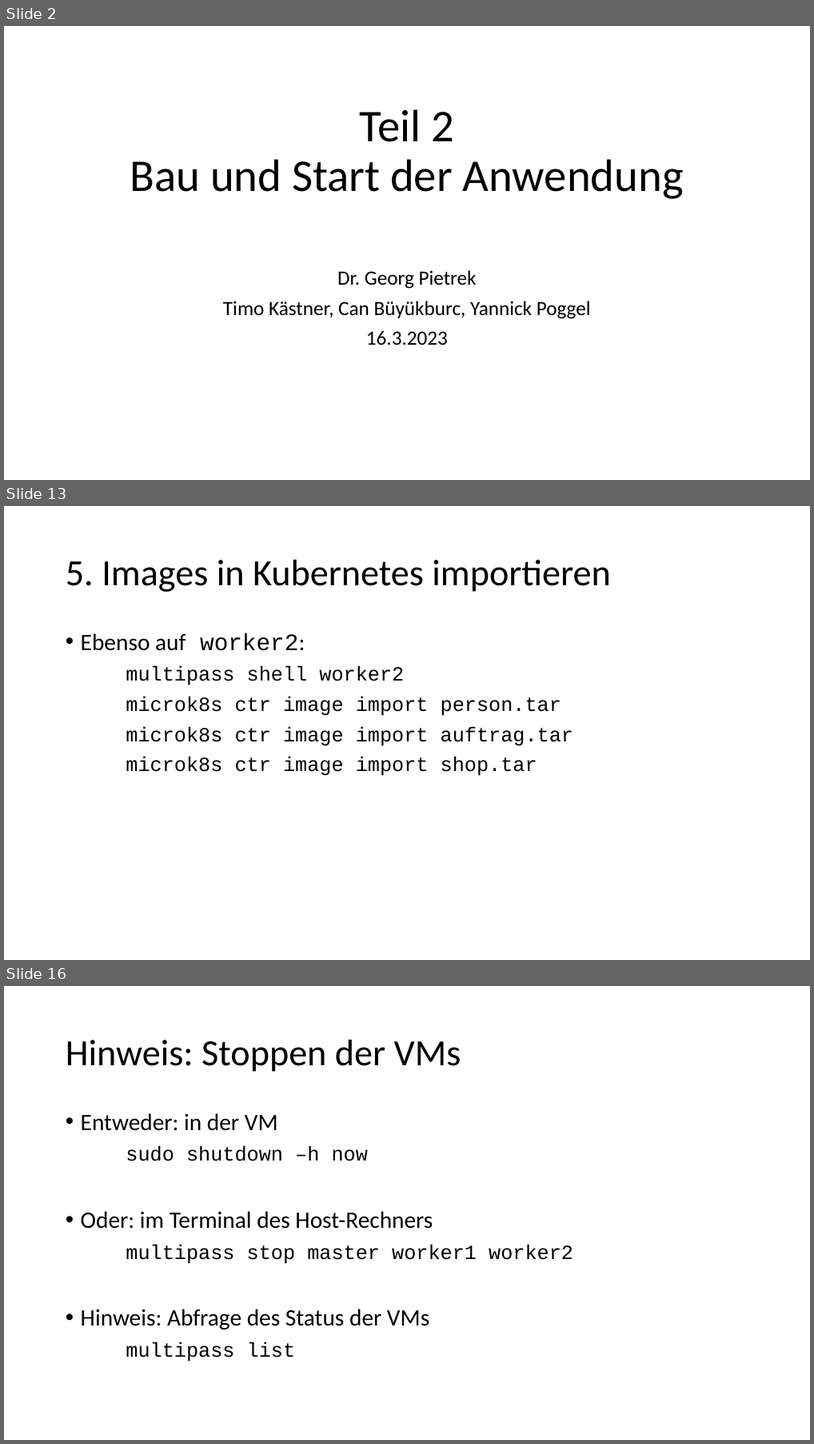
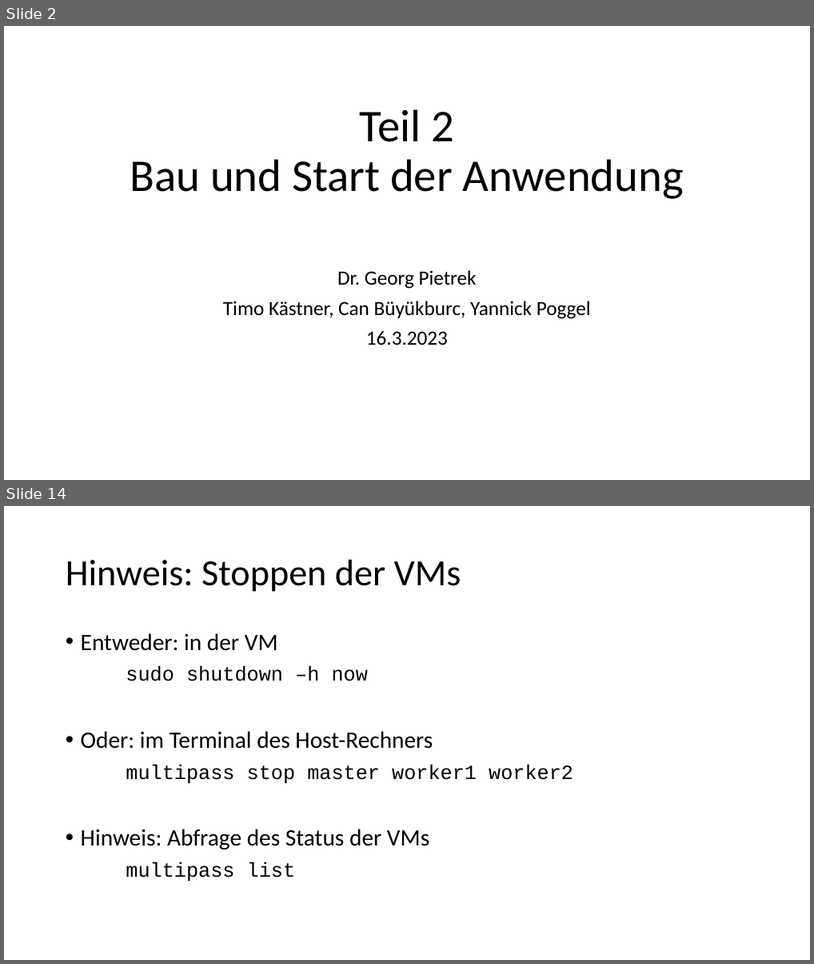
Before and after one commit to igeldo/PR4-SoSe23, a slide deck: sample/kubernetes/Bring your own device - Teil 2.pptx. Shown one above the other, each under a label of ours: slides 2, 13 and 16 before the commit, slides 2 and 14 after it; the slides between them are not shown. The pictures are 814x1444 and 814x964 pixels, drawn with LibreOffice and Linux fonts; fonts in the diff are those of the drawing. Boxes give left, top, right and bottom in pixels: in the first picture for what was removed or moved away, otherwise in the second. Text is boxed around its words. In the diff, an @@ line names an element or a change of style, - is before the commit and + after.

```diff
--- a/sample/kubernetes/Bring your own device - Teil 2.pptx
+++ b/sample/kubernetes/Bring your own device - Teil 2.pptx
@@ slide 13 removed at [4,506,810,960], background #FFFFFF @@
@@ title removed at [66,560,611,592] @@
-5. Images in Kubernetes importieren
@@ text removed at [81,633,574,776] @@
-• Ebenso auf worker2:
-multipass shell worker2
-microk8s ctr image import person.tar
-microk8s ctr image import auftrag.tar
-microk8s ctr image import shop.tar
@@ what was slide 16 is now slide 14 @@
```
Also in this commit, not shown: 10 slides changed, 1 slide added, 2 other slides removed.
